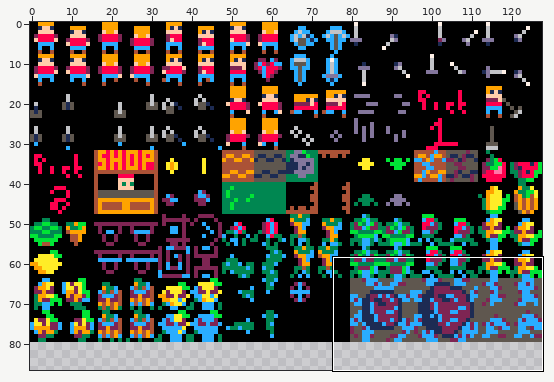
File history of a sprite sheet, GMTK-GameJam2020-Game/Farm_Sin.png. The picture above shows the old version from afar; the outline marks the close-up.
Close-up. Before the edit:
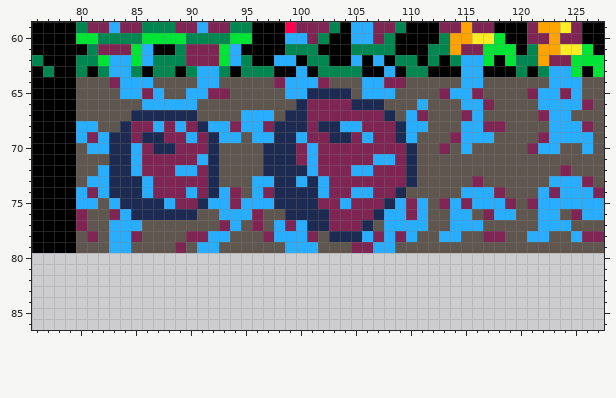
The file is 128x128 pixels. Shown: x 76..127, y 59..86. The wide view leaves out empty margins. The commit also changed other parts of the picture, which this record leaves out.
Once edited:
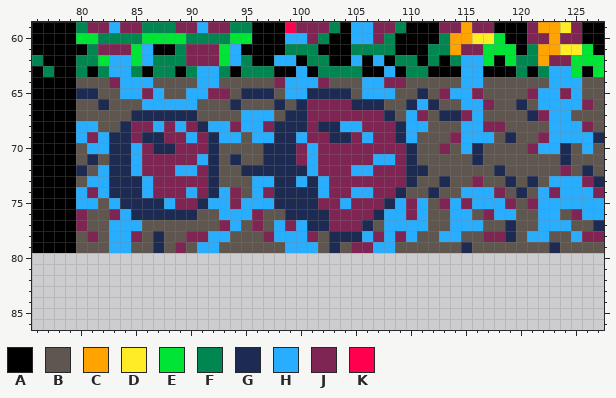
Palette (. is transparent): A #000000  B #5f574f  C #ffa300  D #ffec27  E #00e436  F #008751  G #1d2b53  H #29adff  J #7e2553  K #ff004d
The exact change:
The author changed colour B to colour G in row 65 at x 80 to 81, 95 to 97 and 111; in row 66 at x 82, 94, 98, 110, 112 and 120; in row 67 at x 113 to 114 and 121; in row 69 at x 119 and 127; in row 70 at x 116 and 124; in row 71 at x 81, 94, 116 and 124.
The author changed colour B to colour G in row 72 at x 80, 95 to 96, 111, 118 and 126; in row 73 at x 113, 119, 121 and 127; in row 74 at x 112 and 120; in row 77 at x 119 and 127; in row 78 at x 87 and 119; in row 79 at x 87, 103, 115 and 123.
Where, in picture pixels (left, top, right, bottom), the same in both close-ups:
changed: (76, 88, 109, 110)
changed: (230, 88, 285, 110)
changed: (406, 88, 604, 253)
changed: (76, 154, 98, 176)
changed: (230, 154, 263, 176)
changed: (153, 231, 164, 253)
changed: (329, 242, 340, 253)
